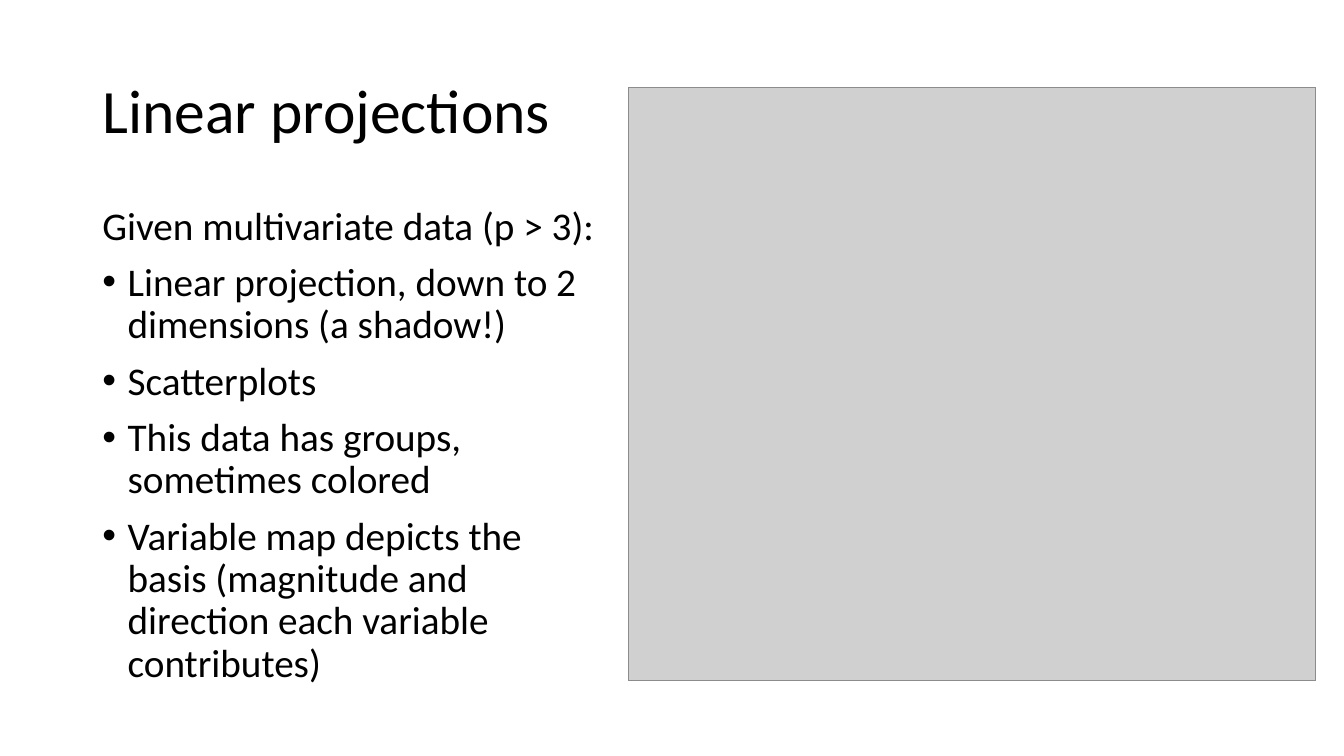
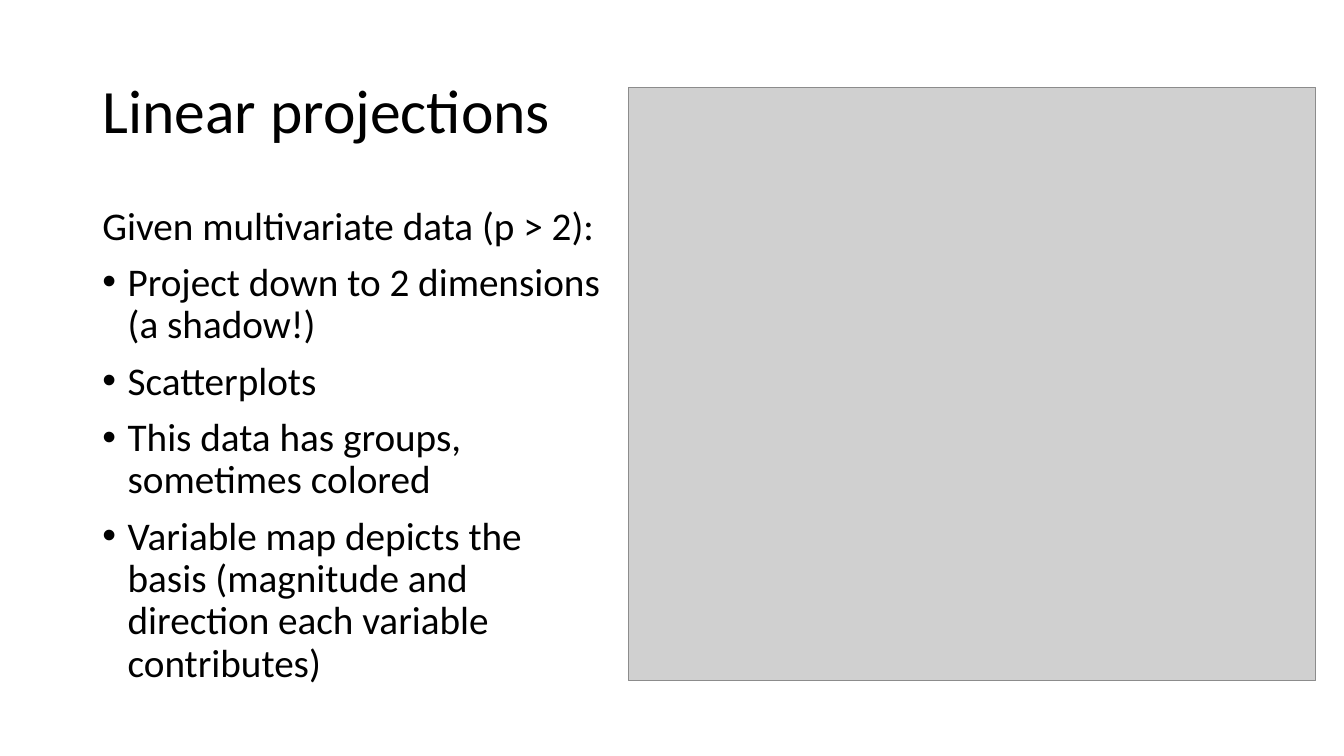
Before and after one commit to nspyrison/spinifex_study, a slide deck: slide 2 of apps/study/www/video_slides.pptx. Drawn at 1344x756 pixels with LibreOffice and Linux fonts; fonts in the diff are those of the drawing; grey boxes stand for pictures. Boxes give left, top, right and bottom in pixels: in the first picture for what was removed or moved away, otherwise in the second. Text is boxed around its words. In the diff, an @@ line names an element or a change of style, - is before the commit and + after.

```diff
--- a/apps/study/www/video_slides.pptx
+++ b/apps/study/www/video_slides.pptx
@@ text at [102,211,600,344]: text changed @@
-Given multivariate data (p > 3):
-• Linear projection, down to 2 dimensions (a shadow!)
+Given multivariate data (p > 2):
+• Project down to 2 dimensions (a shadow!)
```
Also in this commit, not shown: 3 other slides changed, 4 other files.
